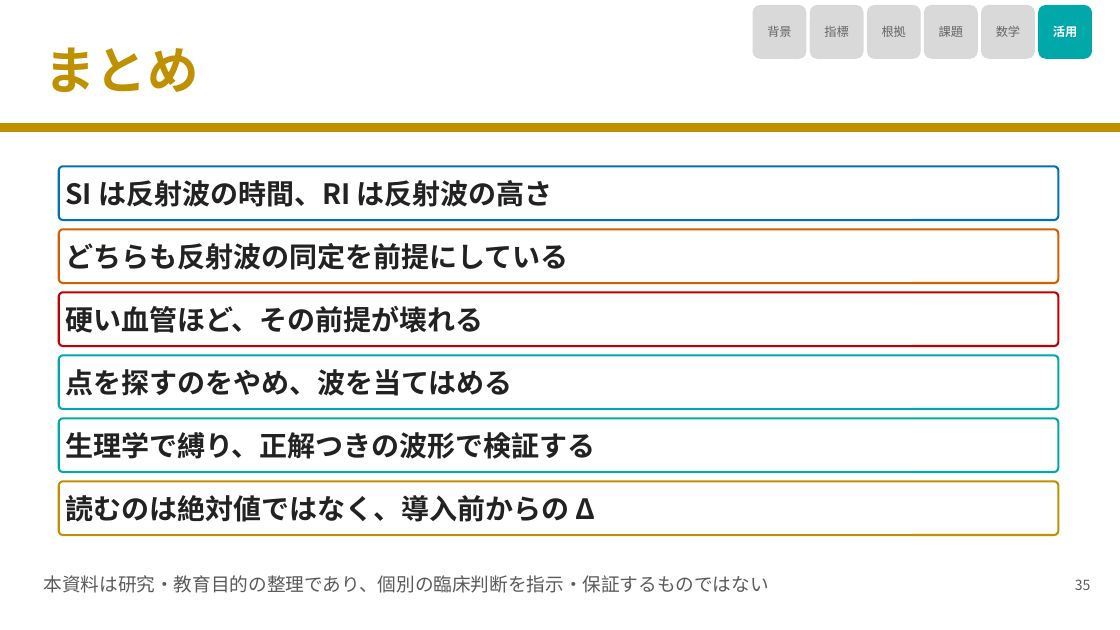
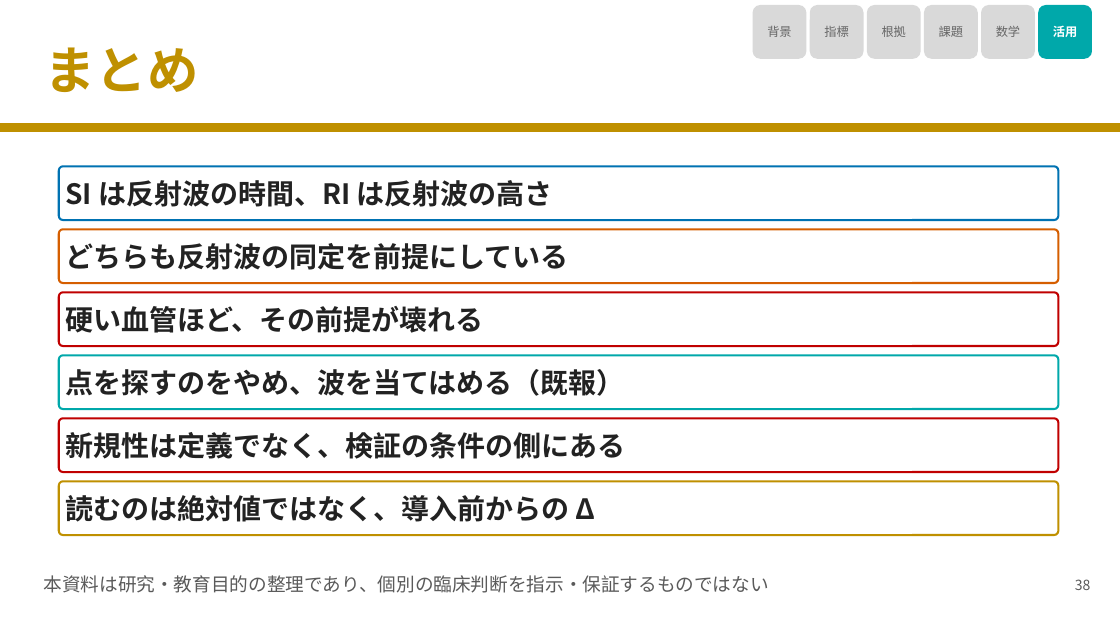
Before and after one commit to nobumitsu-3141/ppg-study, a slide deck: slide 39 of slides/PPG_SI_RI_reflected_wave_slides.pptx (slide 36 before the commit). Drawn at 1120x630 pixels with LibreOffice and Linux fonts; fonts in the diff are those of the drawing. Boxes give left, top, right and bottom in pixels: in the first picture for what was removed or moved away, otherwise in the second. Text is boxed around its words. In the diff, an @@ line names an element or a change of style, - is before the commit and + after.

```diff
--- a/slides/PPG_SI_RI_reflected_wave_slides.pptx
+++ b/slides/PPG_SI_RI_reflected_wave_slides.pptx
@@ text in rounded rectangle at bbox=[65, 369, 624, 396]: text changed @@
-点を探すのをやめ、波を当てはめる
+点を探すのをやめ、波を当てはめる（既報）
@@ rounded rectangle "新規性は定義でなく、検証の条件の側にある" at bbox=[59, 418, 1059, 472]: outline #00A8AA 1.75 pt to #C00000 1.75 pt @@
@@ text in rounded rectangle at bbox=[65, 432, 625, 459]: text changed @@
-生理学で縛り、正解つきの波形で検証する
+新規性は定義でなく、検証の条件の側にある
@@ text at bbox=[1075, 579, 1091, 590]: text changed @@
-35
+38
```
Also in this commit, not shown: 23 other slides changed, 5 slides added, 6 other files.
